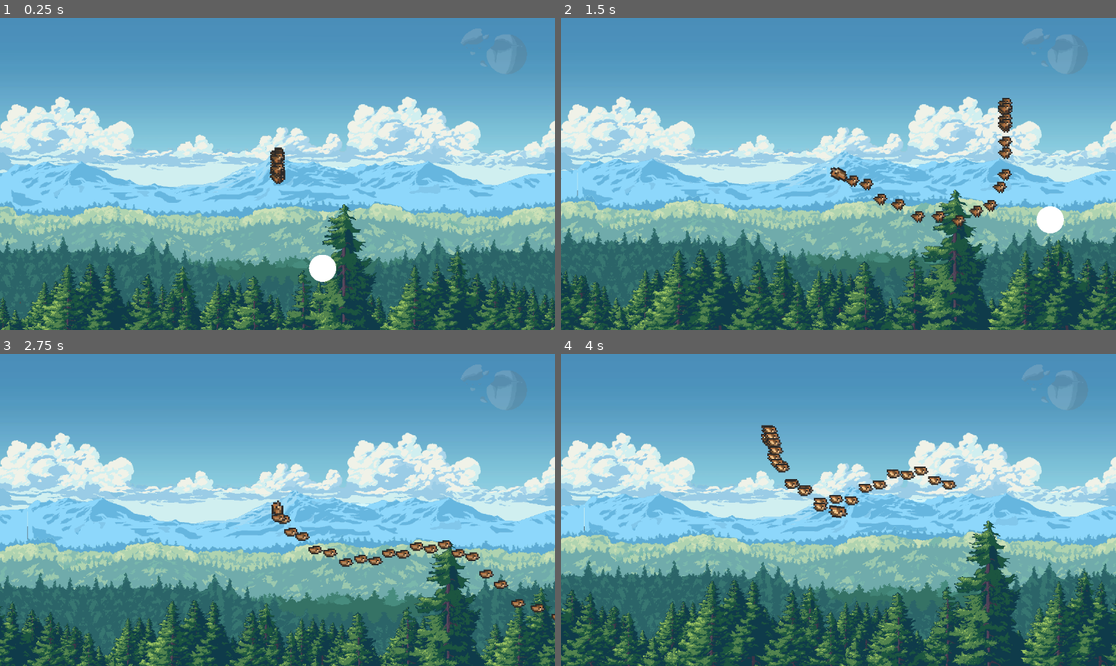
Above: before the commit, frames 1-4 (two rows, left to right).
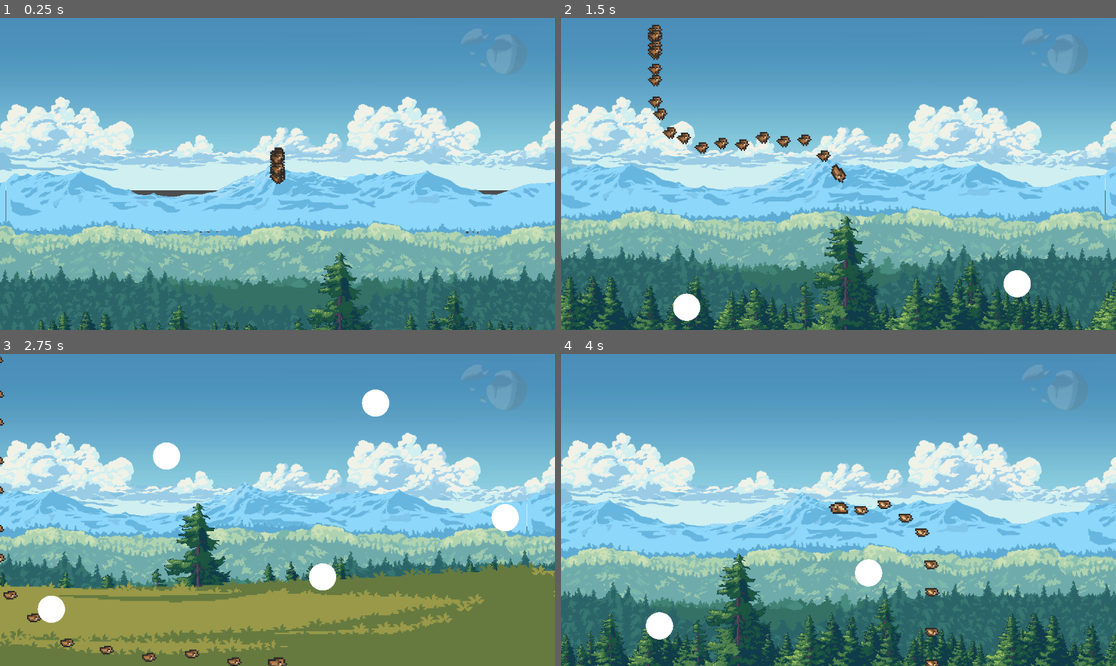
Above: after the commit, the same moments.

Repository: zalt00/sslip2
Game: Godot game, scene res://bird_stuff/bird_scene.tscn
Two runs of this game, one before a commit and one after it. Both use one fixed random seed, a clock stepped at 60 frames per second and the inputs below. This scene is started directly instead of the project's main scene.
Inputs (mouse positions are in pixels of both pictures, inside the frame that each line leads up to):
- Up to frame 1 (0.25 s): no input
- Up to frame 2 (1.5 s): move the mouse to (960, 158) at 0.52 s; press the mouse at (960, 158) at 0.53 s; hold D (move_right) 0.53-1.28 s; move the mouse to (727, 189) at 1.27 s; release the mouse at (727, 189) at 1.28 s; hold S (move_down) from 1.28 s (still down); right-click (727, 189) at 1.35 s
- Up to frame 3 (2.75 s): click (166, 525) at 1.55 s; move the mouse to (333, 441) at 2.02 s; release S (move_down) at 2.03 s; press the mouse at (333, 441) at 2.03 s; hold D (move_right) from 2.03 s (still down)
- Up to frame 4 (4 s): move the mouse to (810, 572) at 2.77 s; release D (move_right) at 2.78 s; release the mouse at (810, 572) at 2.78 s; hold W (move_up) 2.78-3.53 s; click (810, 572) at 2.85 s; move the mouse to (1005, 556) at 3.52 s; press the mouse at (1005, 556) at 3.53 s; hold A (move_left) from 3.53 s (still down); right-click (1005, 556) at 3.6 s

The runs differ from the first frame. In frame 1, 37% of the frame differs, in the area x 0-100%, y 43-100%; in frame 2, 34%; in frame 3, 46%, in the area x 0-100%, y 0-100%; in frame 4, 38%.

Commit message:
Adds a ground

Diff:
--- a/bird_stuff/bird.gd
+++ b/bird_stuff/bird.gd
@@ -49,12 +49,11 @@
 	velocity.y += 600. * delta #* (1 + cos(velocity.angle()) ** 2) / 2
 	var l = velocity.length()
 	var a = velocity.angle()
-	'''
 	var target_x = Input.get_action_raw_strength("move_right") - Input.get_action_raw_strength("move_left")
 	var target_y = Input.get_action_raw_strength("move_down") - Input.get_action_raw_strength("move_up")
 	var target_angle = Vector2(target_x, target_y).angle()
 	if (Vector2(target_x, target_y).length() > .3):
-		a = move_towards_angle(a, target_angle, 2. * delta)
+		a = move_towards_angle(a, target_angle, 4. * delta)
 	'''
 	var a_delta = 0
 	if (Input.get_action_strength("move_right") > .3):
@@ -62,6 +61,7 @@
 	if (Input.get_action_strength("move_left") > .3):
 		a -= 4. * delta
 	a += a_delta
+	'''
 	velocity.x = l * cos(a)
 	velocity.y = l * sin(a)
 	rotation = a + PI / 2
--- a/bird_stuff/bird_scene.tscn
+++ b/bird_stuff/bird_scene.tscn
@@ -8,16 +8,18 @@
 [ext_resource type="Texture2D" uid="uid://dp41geavh6lur" path="res://bird_stuff/parallax_backgrounds/parallax/forest/forest_long.png" id="6_128j0"]
 [ext_resource type="Texture2D" uid="uid://c0p1ktnamfbfq" path="res://bird_stuff/parallax_backgrounds/parallax/forest/forest_short.png" id="7_jvajv"]
 [ext_resource type="Texture2D" uid="uid://bnts4pbnyeciw" path="res://bird_stuff/parallax_backgrounds/parallax/forest/forest_moon.png" id="8_fh578"]
+[ext_resource type="Texture2D" uid="uid://ic0cbvhsehnf" path="res://bird_stuff/background_assets/PNG/summer8/4.png" id="9_hul3y"]
 
 [sub_resource type="SphereMesh" id="SphereMesh_xcnux"]
 
 [node name="BirdScene" type="Node2D"]
 
 [node name="Camera2D" type="Camera2D" parent="."]
-position = Vector2(339, 107)
+position = Vector2(367, -226)
+limit_bottom = 710
 
 [node name="Bird" parent="." instance=ExtResource("1_f3jpm")]
-position = Vector2(339, 107)
+position = Vector2(367, -226)
 
 [node name="RemoteTransform2D" type="RemoteTransform2D" parent="Bird"]
 remote_path = NodePath("../../Camera2D")
@@ -85,6 +87,16 @@
 texture = ExtResource("8_fh578")
 centered = false
 
+[node name="ParallaxLayer8" type="ParallaxLayer" parent="ParallaxBackground"]
+position = Vector2(0, -843.333)
+motion_scale = Vector2(3, 3)
+motion_mirroring = Vector2(5760, 0)
+
+[node name="Sprite2D" type="Sprite2D" parent="ParallaxBackground/ParallaxLayer8"]
+scale = Vector2(10, 10)
+texture = ExtResource("9_hul3y")
+centered = false
+
 [node name="MeshInstance2D" type="MeshInstance2D" parent="."]
 position = Vector2(432.719, 322.75)
 scale = Vector2(56.5, 56.5)
Not shown: 1 places in bird_stuff/bird_scene.tscn that only renumber resources
Not shown, added: bird_stuff/nature_assets/License.txt
Binary file added: bird_stuff/nature_assets/nature_1/1.png
Not shown, added: bird_stuff/nature_assets/nature_1/1.png.import
Binary file added: bird_stuff/nature_assets/nature_1/10.png
Not shown, added: bird_stuff/nature_assets/nature_1/10.png.import
Binary file added: bird_stuff/nature_assets/nature_1/2.png
Not shown, added: bird_stuff/nature_assets/nature_1/2.png.import
Binary file added: bird_stuff/nature_assets/nature_1/3.png
Not shown, added: bird_stuff/nature_assets/nature_1/3.png.import
Binary file added: bird_stuff/nature_assets/nature_1/5.png
Not shown, added: bird_stuff/nature_assets/nature_1/5.png.import
(and 84 more such lines)
